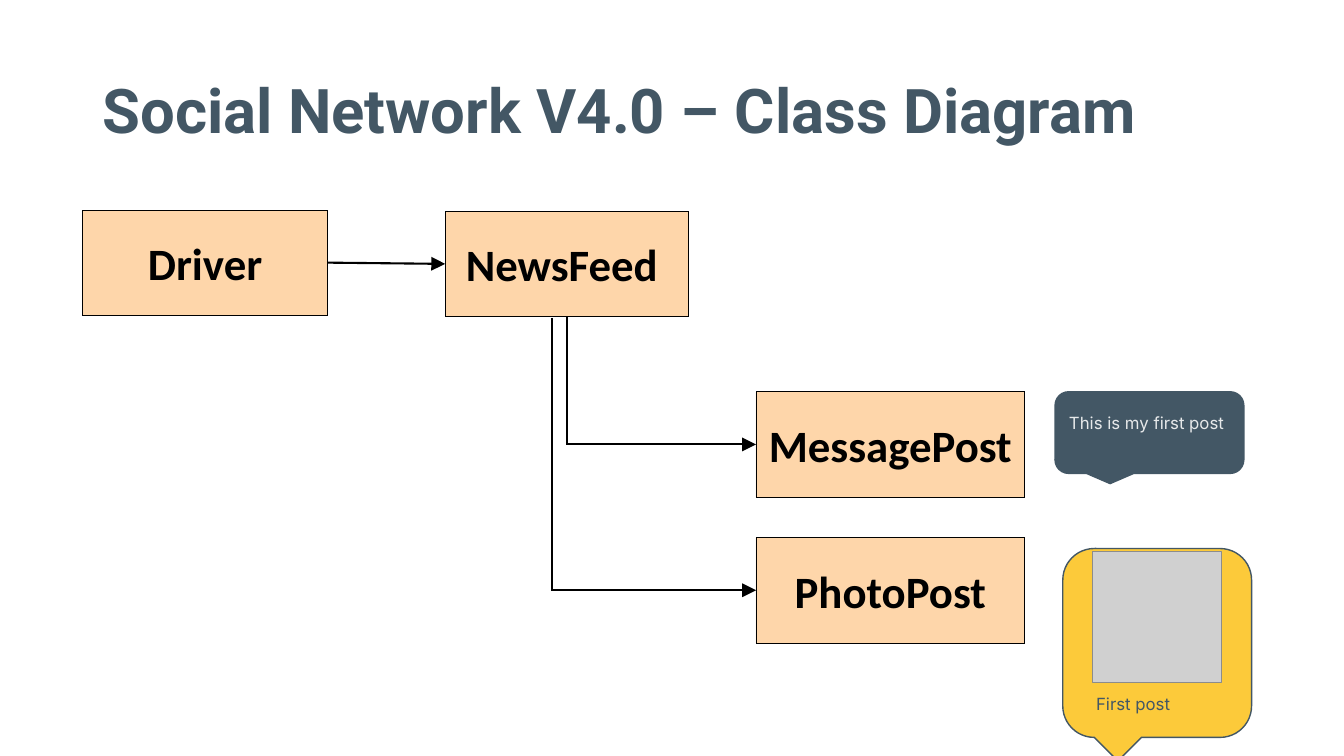
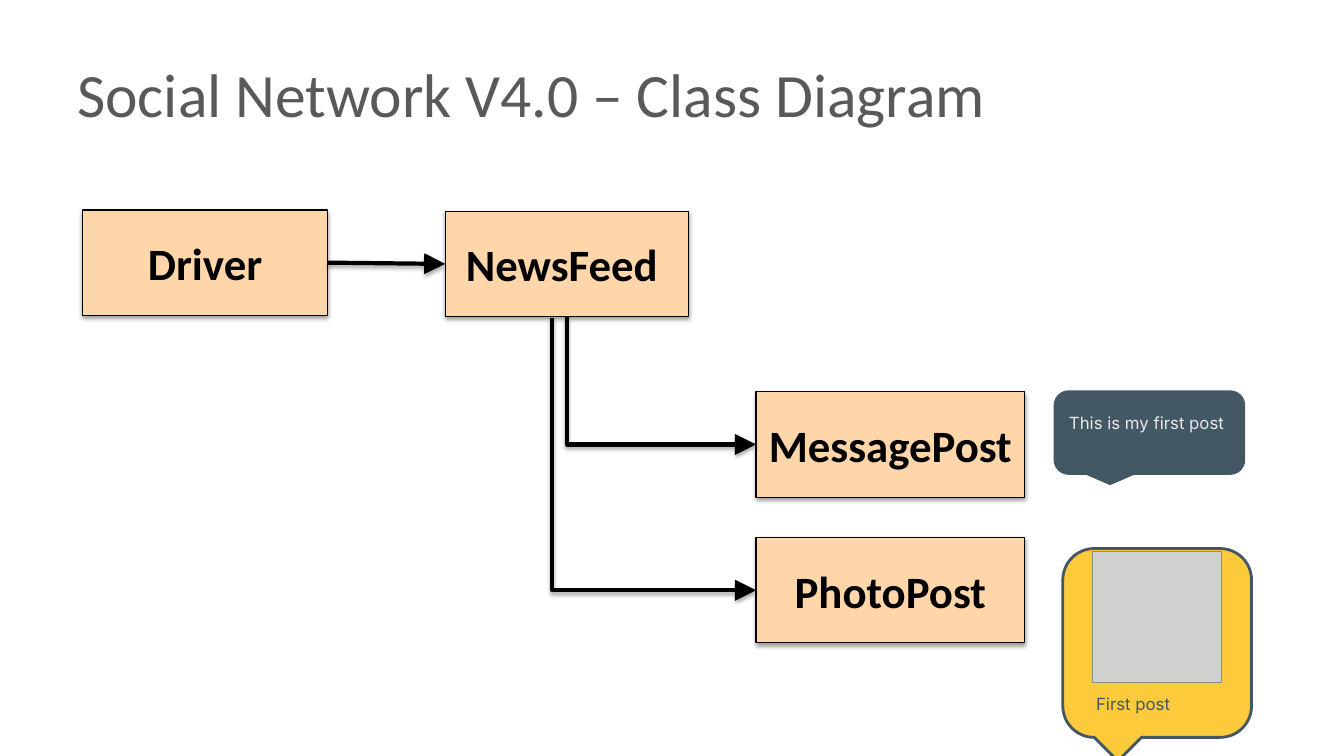
Before and after one commit to Programming-Fundamentals-SETU/prog-fund-2-jan-26, a slide deck: slide 11 of topic08-inheritance/unit-08a-lectures/talk-2-inheritance-v1/a-inheritanceV1.pptx. Drawn at 1344x756 pixels with LibreOffice and Linux fonts; fonts in the diff are those of the drawing; grey boxes stand for pictures. Boxes give left, top, right and bottom in pixels: in the first picture for what was removed or moved away, otherwise in the second. Text is boxed around its words. In the diff, an @@ line names an element or a change of style, - is before the commit and + after.

```diff
--- a/topic08-inheritance/unit-08a-lectures/talk-2-inheritance-v1/a-inheritanceV1.pptx
+++ b/topic08-inheritance/unit-08a-lectures/talk-2-inheritance-v1/a-inheritanceV1.pptx
@@ title "Social Network V4.0 – Class ...": place and size @@
-title "Social Network V4.0 – Class ..." at box(102, 86, 1135, 146)
+title "Social Network V4.0 – Class ..." at box(77, 74, 984, 128)
@@ title "Social Network V4.0 – Class ..." at box(77, 74, 984, 128): font Roboto to Calibri, text colour #435765 to #595959, bold off; line spacing 0.9 to 1 @@
@@ arrow (328, 263) - (446, 264): stroke #000000 1.5 pt to #000000 3 pt @@
@@ elbow arrow (553, 318) - (756, 591): stroke #000000 1.5 pt to #000000 3 pt @@
@@ elbow arrow (568, 317) - (756, 445): stroke #000000 1.5 pt to #000000 3 pt @@
@@ outline #000000 0.5 pt to #000000 0.75 pt; shadow on in 4 elements at box(83, 210, 328, 316), box(446, 212, 690, 318), box(756, 392, 1025, 498), box(756, 537, 1025, 643) @@
```
Also in this commit, not shown: 22 other slides changed, 10 other files.
